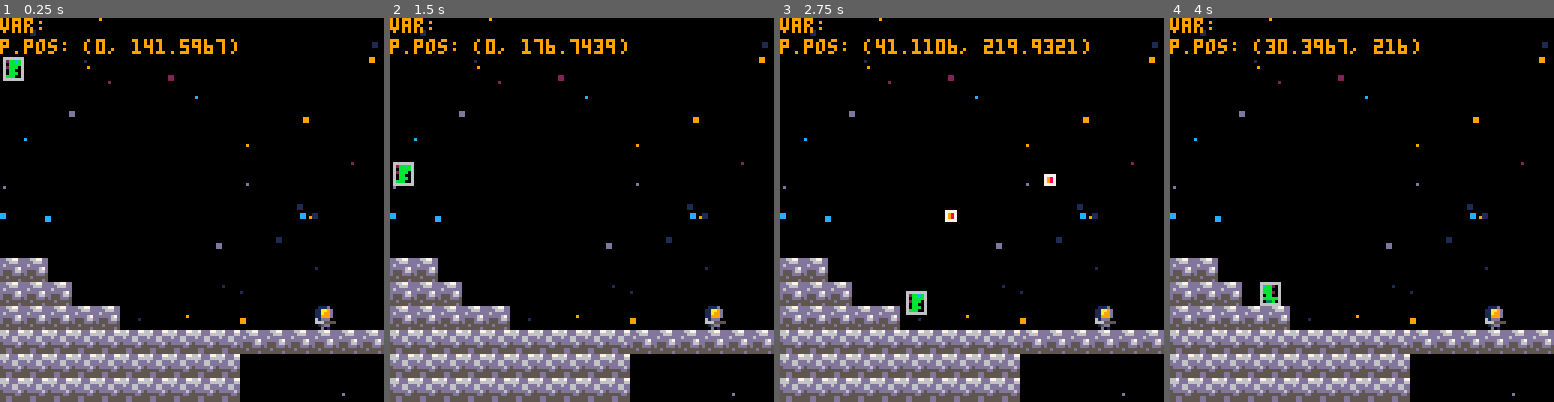
Above: before the commit, frames 1-4 (left to right).
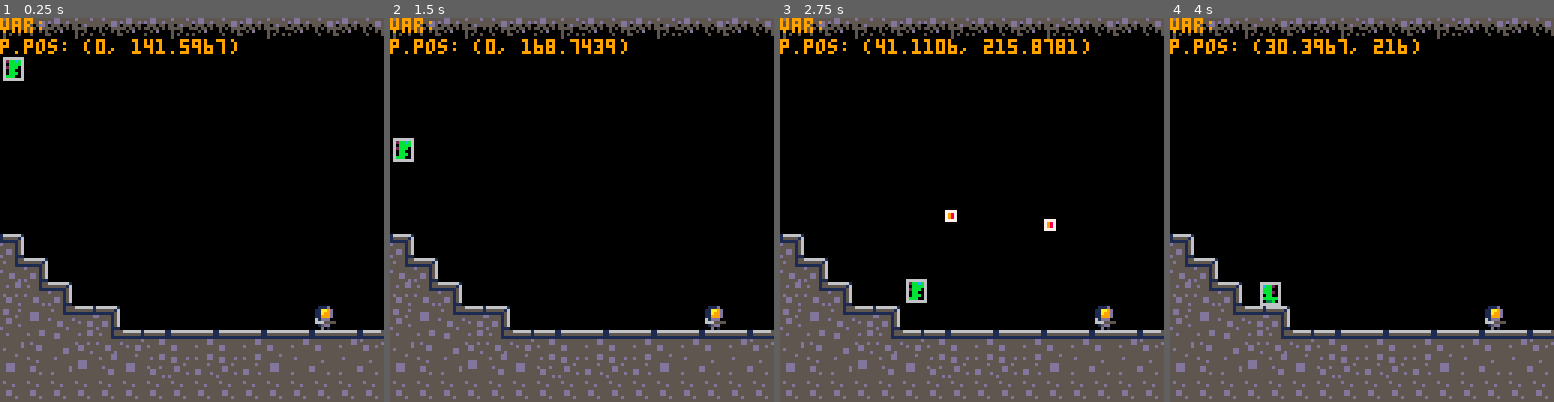
Above: after the commit, the same moments.

Repository: barddev/moonshot
Game: PICO-8 cartridge moonshot.p8
The game is run twice, just before and just after one commit, with the same random seed, the same clock (stepped at 60 frames per second) and the same inputs.
Inputs:
- Up to frame 1 (0.25 s): no input
- Up to frame 2 (1.5 s): tap X (X key) at 0.33, 1.07 s; tap O (Z key) at 0.7 s
- Up to frame 3 (2.75 s): hold Right 1.6-2.1 s; tap O (Z key) at 1.7, 2.1, 2.5 s; tap X (X key) at 1.85 s; hold Right from 2.47 s (still down)
- Up to frame 4 (4 s): tap O (Z key) at 2.9, 3.3, 3.7 s; tap X (X key) at 2.97 s; release Right at 3.03 s; hold Left 3.08-3.58 s

The runs differ from the first frame. In frame 1, 21% of the frame differs, in the area x 0-100%, y 0-100%; in frame 2, 21%; in frame 3, 21%; in frame 4, 21%.

Commit message:
level 2 layed out

Diff:
--- a/moonshot.p8
+++ b/moonshot.p8
@@ -53,6 +53,7 @@
     -- sprite flags
     solid = 0,
     egg = 3,
+    invisible = 4,
     spike = 5,
     bullet = 6,
 
@@ -372,23 +373,31 @@
 end
 
 function level:update()
-    for e in all(self.eggs) do
+    for e in all(eggs) do
         e:update()
     end
     p:update()
     c:update()
     baddies_update()
     bullets_update()
+
 end
 
 function level:draw()
     m:draw()
-    for e in all(self.eggs) do
+    for e in all(eggs) do
         e:draw()
     end
     p:draw()
     baddies_draw()
     bullets_draw()
+
+    for e in all(self.eggs) do
+        e:draw()
+    end
+end
+
+function level:player_position()
 end
 
 -->8
@@ -403,11 +412,26 @@
     p:init(vector2d())
     c:init(vector2d())
 
+    eggs = {}
+    local _e = egg:new()
+    _e:init(vector2d(295, 53))
+    add(eggs, _e)
+
     baddies = {
-        baddie:new()
+        baddie:new(),
+        baddie:new(),
+        baddie:new(),
+        baddie:new(),
     }
-    baddies[1]:init(vector2d(80,50))
-
+    baddies[1]:init(vector2d(80,80))
+    baddies[2]:init(vector2d(200,80))
+    baddies[3]:init(vector2d(684,30))
+    baddies[4]:init(vector2d(800,80))
+
+end
+
+function level_1:player_position()
+    p.pos = vector2d(20, 20)
 end
 
 -->8
@@ -417,12 +441,22 @@
 function level_2:init()
     self.level = true
     self.level_num = 2
-    m:init(vector2d(0,128), 1024)
+    m:init(vector2d(0,128), 1024, false)
     p:init(vector2d(0,128))
     c:init(vector2d(0,128))
-end
-
-
+
+
+    baddies = {
+        boss:new()
+    }
+    baddies[1]:init()
+
+end
+
+
+function level_2:player_position()
+    p.pos = vector2d(20, 20 + 128)
+end
 
 -->8
 -- actors
@@ -730,6 +764,16 @@
 
     self:animate()
 
+    -- check picking up egg
+    for e in all(eggs) do
+        if self:collision(e) then
+            del(eggs, e)
+        end
+    end
+…(4 lines of a section not shown)…
 end
 
 function player:shoot()
@@ -749,8 +793,7 @@
     if self.lives <= 0 then
         g:change_state(game_over)
     else
-        -- TODO this needs adjusting
-        p.pos = vector2d(20, 20)
+        g.state:player_position()
     end
 end
 
@@ -825,8 +868,6 @@
     end
 
     if self.pos.x >= m.mend - 15 then
-        -- levelmanager:next_level()
-        -- TODO: Switch to next level
         if g.state.level_num == 1 then
             g:change_state(level_2)
         end
@@ -882,7 +923,7 @@
     self.bullet_hitbox = hitbox:new(1,2,7,2)
     self.bullet_timer = 0
     self.bullet_distance = 60
-    self.bullet_max_time = 30
+    self.bullet_max_time = 60
 
     self.grounded = false
 
@@ -936,7 +977,8 @@
         -- limit actor to max speed
         self.vel.y = mid(-self.max_vel.y, self.vel.y, self.max_vel.y)
 
-        if self:map_collision("down", globals.solid) then
+        if self:map_collision("down", globals.solid)
+        or self:map_collision("down", globals.invisible) then
             self.grounded = true
 
             -- left/right movement
@@ -965,21 +1007,21 @@
     if self.vel.x < 0 then
         -- limit actor to max speed
         self.vel.x = mid(-self.max_vel.x, self.vel.x, self.max_vel.x)
-        if self:map_collision("left", globals.solid) then
+        if self:map_collision("left", globals.solid)
+        or self:map_collision("left", globals.invisible) then
             self.vel.x = 0
             self.dir *= -1
         end
     -- right movement
     elseif self.vel.x > 0 then
         self.vel.x = mid(-self.max_vel.x, self.vel.x, self.max_vel.x)
-        if self:map_collision("right", globals.solid) then
+        if self:map_collision("right", globals.solid)
+        or self:map_collision("right", globals.invisible) then
             self.vel.x = 0
             self.dir *= -1
         end
     end
 
-    -- TODO remove this
-    self.vel.x = 0
     self.pos += self.vel
 
 end
@@ -1130,6 +1172,63 @@
     print("press ❎", 50, 80, 7)
 end
 
+-->8
+--> egg
+
+eggs = {}
+
+egg = inherits_from(actor)
+-- create a new camera, map_end is the end of the camera
+function egg:init(pos)
+    local o = {}
+    self.pos = pos
+    self.sp = 16
+    self.anim = 0
+    self.hitbox = hitbox:new(0,0,8,8)
+    self.vel = vector2d(0, 1)
+end
+
+function egg:update()
+    self:animate()
+end
+
+function egg:draw()
+    spr(self.sp, self.pos.x, self.pos.y)
+end
+
+function egg:animate()
+  if time() - self.anim >.3 then
+    self.anim = time()
+    self.vel.y *= -1
+    self.pos += self.vel
+  end
+end
+
+
+boss = inherits_from(actor)
+
+function boss:init()
+    self.pos = vector2d(992, 200)
+    self.vel = vector2d(0, 1)
+    self.w = 16
+    self.h = 16
+    self.hitbox = hitbox:new(8, 0, 8, 8)
+    self.sp = 88
+
+    self.health = 20
+    self.lives = 1
+end
+
+function boss:update()
+end
+
+function boss:draw()
+    spr(self.sp, self.pos.x, self.pos.y)
+    spr(self.sp+1, self.pos.x + 8, self.pos.y)
+    spr(self.sp+16, self.pos.x, self.pos.y + 8)
+    spr(self.sp+17, self.pos.x + 8, self.pos.y + 8)
+end
+
 
 
 
@@ -1391,97 +1490,97 @@
 
 
 __gff__
-0080808080808000000000000000000004000000000000000000000000000000400000000000000000000000000000000000000000000000000000000000000001010101010100000000000000010101010101010101000000000000000003030101010101010000000000000000202000000001010100000000000000002020
-0100010101010000000000000000000001000101010100000000000000000000000001010000000000000000000000000000010100000000000000000000000000000000000000000000000000000000000000000000000000000000000000000000000000000000000000000000000000000000000000000000000000000000
+0080808080808000000000000000000004000000000000100000000000000000400000000000000000000000000000000000000000000000000000000000000001010101010100000000002020010101010101010101000000000000002003030101010101010101000001000020202000000001010101000001012020202020
+0101010101010001010101000000000001010101010101010100000000000000000101010101010101000000000000000001010100000000000000000000000000000000000000000000000000000000000000000000000000000000000000000000000000000000000000000000000000000000000000000000000000000000
 __map__
 000000000000000000000000000000000000000000000000000000000000000000000000000000000000000000000000000000000000000000000000000000000000000000000000000000000000000000000000000000000000000000000000000000000000000000000000000000000000000000000000000000000000796a
 000000000000000000000000000000000000000000000000000000000000000000000000000000000000000000000000000000000000000000000000000000000000000000000000000000000000000000000000000000000000000000000000000000000000000000000000000000000000000000000000000000000000796a
 000000000000000000000000000000000000000000000000000000000000000000000000000000000000000000000000000000000000000000000000000000000000000000000000000000000000000000000000000000000000000000000000000000000000000000000000000000000000000000000000000000000000796a
 000000000000000000000000000000000000000000000000000000000000000000000000000000000000000000000000000000000000000000000000000000000000000000000000000000000000000000000000000000000000000000000000000000000000000000000000000000000000000000000000000000000000796a
 000000000000000000000000000000000000000000000000000000000000000000000000000000000000000000000000000000000000000000000000000000000000000000000000000000000000000000000000000000000000000000000000000000000000000000000000000000000000000000000000000000000000796a
-000000000000000000000000000000000000000000000000000000000000000000000000000000000000000000000000000000000000000000000000000000000000000000000000000000000000000000000000000000000000000000000000000000000000000000000000000000000000000000000000000000000000796a
-000000000000000000000000000000000000000000000000000000000000000000000000000000000000000000000000000000000000000000000000000000000000000000000000000000000000000000000011004800000000004a00000000000000000000000000000000000000000000000000000000000000000000796a
-000000000000000000000000000000000000000000000000000000004a0000007f7f7f00000000000000000000000000000000000000000000000000000000000000000000000000000000000000000000000041424242424242424242450000000000000000000000000000000000000000000000000000000000000000796a
+000000000000000000000000000000000000000000000000000000000000000000000000000000000000000000000000000000000000000000000000000000000000000000000000000000000000000000001700000000000000000000001700000000000000000000000000000000000000000000000000000000000000796a
+000000000000000000000000000000000000000000000000000000000000000000000000000000000000000000000000000000000000000000000000000000000000000000000000000000000000000000001700004800000000004a00001700000000000000000000000000000000000000000000000000000000000000796a
+000000000000000000000000000000000000000000000000000000004a0000007f7f7f00000000000000000000000000000000000000000000000000000000000000000000000000000000000000000000001741424242424242424242451700000000000000000000000000000000000000000000000000000000000000796a
 000000000000000000000000000000000000000000000000000000414444444442434343434500000000000000000000000000000000000000000000000000000000000000000000000000000000000000000073515451505054505454720000000000000000000000000000000000000000000000000000000000000000796a
 000000000000000000000000000000000000000000000000000000707170717070727172727200000000000000000000000000000000000000000000000000000000000000000000000000000000000000000064505456505451506572000000000000000000000000000000000000000000000000000000000000000000796a
 0000000000000000000000000000000000000000000000000000000000000000000000000000000000000000000000000000004900000000000000000000000000000000000000000000000000000000000000735354545050515172000000000000000000000000000000007f7f00000000000000000000000000000000796a
 000000000000000000000000000000000000000060000000000000000000000000000000000000000000000000004145000000414500000000000000000000005e5e5e000000000000000000005e5e5e000000706453505252547600000000000000000000000000000000006060000000000000000000000000000000005b5c
 0000000000000000000000000000000000000000600000000000000000000000000000000000000000000000000064750000007475000000000000000000000000000000000000000000000000000000000000007151535250556245000000000000000000000000000060606061606000000000c0c100000000000000006b6c
-0048000000004900004a000048000000110000006000001100000000004800000000000049000000110000490000736500000073757f7f000000494800000000000000000000005e5e5e00000000000000000000007064504647506500490000000000480000004a001160606160606000004a00d0d1480000c2c30049006b6c
+0048000000004900004a000048000000000000006000000000000000004800000000000049000000000000490000736500000073757f7f000000494800000000000000000000005e5e5e00000000000000000000007064504647506500490000000000480000004a000060606160606000004a00d0d1480000c2c30049006b6c
 4443434242444343424244424344424343444343444242434244444344424344444244434244424342434243424463750000007462434443444442424342450000000000000000000000000000000000000000000000735151505262444444424244424243444342434442424342444342424243424242434442424242424242
-5054515451555055535155535452525250515555515253555453555151525152535555555354535046475350535552760000007350505050505050505050650000000000000000000000000000000000000000000000715050505050505050505050505050505050505050505050545050505050505050505050505050505050
-000000000000000000000000000000000000000000000000000000000000000000000000000000000000000000000000000000000000000000000000000000000000000000000000000000000000000000000000000000000000000000000000000000000000000000000000000000000000000000000000000000000000796a
-000000000000000000000000000000000000000000000000000000000000000000000000000000000000000000000000000000000000000000000000000000000000000000000000000000000000000000000000000000000000000000000000000000000000000000000000000000000000000000000000000000000000796a
-000000000000000000000000000000000000000000000000000000000000000000000000000000000000000000000000000000000000000000000000000000000000000000000000000000000000000000000000000000000000000000000000000000000000000000000000000000000000000000000000000000000000796a
-000000000000000000000000000000000000000000000000000000000000000000000000000000000000000000000000000000000000000000000000000000000000000000000000000000000000000000000000000000000000000000000000000000000000000000000000000000000000000000000000000000000000796a
-000000000000000000000000000000000000444444440000000000000000000000000000000000000000000000000000000000000000000000000000000000000000000000000000000000000000000000000000000000000000000000000000000000000000000000000000000000000000000000000000000000000000796a
-00000000000000000000000000000000007e7e7e7e444400000000000000000000000000000000000000000000000010000000000000000000000000000000000000000000000000000000000000000000000000000000000000000000000000000000000000000000000000000000000000000000000000000000000000796a
-0000000000000000000000000000000000000000007e4444000000000000000000000043430000000000000000150042000000000000000000000000000000000000000000000000000000000000000000000000000000000000000000000000000000000000000000000000000000000000000000000000000000000000796a
-00000000000000000000000000000000000000000000444444000000000000000000006f4243434343424242424242546e000000000000000000000000000000005e5e5e5e000000000000000000000000000000000000000000000000000000000000000000000000000000000000000000006060606000000000000000796a
-000000000000000000000000000000000000000000007e7e7e00000000000000000000007e7e7e7e7e7e7e7e7e7e7e7e000000000000000000000000000000000000000000000000000000000000000000000000000000000000000000000000000000000000000000000000000000000000000000000000000000005859796a
-000000000000000000000000000000000000000000000000000000000000000000000000000000000000000000000000000000000000000000606060000000000000000000000043430000000000000000000000000000000000000000000000000000000000000000000000000000000000000000000000000000006869796a
-424200000000000000000000000000000000000000000000000000005e5e000000000000000000000000000000000000000000000000000000000000000000000000000000000043434300000000000000000000000000000000000000000000000000000000000000000000000000000000000000006060600000000000796a
-4242420000000000000000000000000000000000000000000000007f00007f0000000000000000000000000000000000000000000000000000000000000000000000000000000043414343000000000000000000000000000000000000000000000000000000000000000000000000000000000000000000000000000000796a
-42424242420000000000000000110000410000000000000000005e000000005e00000000000000000000000000000000000000000000000000000000000000000000000000000043434343430000000000160000000000000000000000000000000000000000000000000000000000000000000000000000000000000000796a
-434343434343434343434242424242424200000042424242424242424242424200000000007f7f0000000000007f7f000000004242424242000000000000000000004242424242424242434342424242424242424242424242424242424242424242424242424242424242424242424242424242424242424242424242424242
-4343434343434343434300000000000000000000000000000000000000000000424242424242424242424242424242424242424242424242000000000000000000000000000000000000000000000000000000000000000000000000000000000000000000000000000000000000000000000000000000000000000000000000
-4343434343434343434300000000000000000000000000000000000000000000000000000000000000000000000000000000000000000000000000000000000000000000000000000000000000000000000000000000000000000000000000000000000000000000000000000000000000000000000000000000000000000000
-…(59 lines of a section not shown)…
+5054515451555055535155535452525250515555515153555453555151525152535555555354535046475350535552760000007350505050505050505050650000000000000000000000000000000000000000000000715050505050505050505050505050505050505050505050545050505050505050505050505050505050
+727170727170707270717072707170717064535353515353757172717171717271727171710000000000000000000000000000000000000000000000000000000000000000000000000000000000000000000000000000000000000000000000000000000000000000000000000000000000000000000000000000000000796a
+000000000000000000000000000000000074515453515351650000000000000000000000000000000000000000000000000000000000000000000000000000000000000000000000000000000000000000000000000000000000000000000000000000000000000000000000000000000000000000000000000000000000796a
+000000000000000000000000000000000066535352545153650000000000000000000000000000000000000000000000000000000000000000000000000000000000000000000000000000000000000000000000000000000000000000000000000000000000000000000000000000000000000000000000000000000000796a
+000000000000000000000000000000000074535353535353750000000000000000000000000000000000000000000000000000000000000000000000000000000000000000000000000000000000000000000000000000000000000000000000000000000000000000000000000000000000000000000000000000000000796a
+000000000000000000000000000000000064535353545353750000000000000000000000000000000000000000000000000000000000000000000000000000000000000000000000000000000000000000000000000000000000000000000000000000000000000000000000000000000000000000000000000000000000796a
+00000000000000000000000000000000007e7e7e7e535352670000000000000000000000000000000000000000000010000000000000000000000000000000000000000000000000000000000000000000000000000000000000000000000000000000000000000000000000000000000000000000000000000000000000796a
+0000000000000000000000000000000000000000007e54536500000000000000000000938300000000000000001500a4000000000000000000000000000000000000000000000000000000000000000000000000000000000000000000000000000000000000000000000000000000000000000000000000000000000000796a
+00000000000000000000000000000000000000000000645365000000000000000000006f9697818281828182818281b56e000000000000000000000000000000005e5e5e5e000000000000000000000000000000000000000000000000000000000000000000000000000000000000000000006060606000000000000000796a
+000000000000000000000000000000000000000000007e7e7e00000000000000000000007e7e7e7e7e7e7e7e7e7e7e7e000000000000000000000000000000000000000000000000000000000000000000000000000000000000000000000000000000000000000000000000000000000000000000000000000000000000796a
+83000000000000000000000000000000000000000000000000000000000000000000000000000000000000000000000000000000000000000060606000000000000000000000009383000000000000c8c9cacb0000c4c5c6c700000000000000000000000000000000000000000000000000000000000000000000000000796a
+96a6000000000000000000000000000000000000000000000000000093830000000000000000000000000000000000000000000000000000000000000000000000000000000000a396a60000000000d8d9dadbcccdd4d5d6d70000000000000000000093834b5d7b7b4c9383000000000000000000006060600000000000796a
+5496a60000000000000000000000000000000000000000000000007f94947f00000000000000000000000000000000000000000000000000000000000000000000000000000000a39196a600000000e8e9eaebdcdde4e5e6e70000000000000000009386b36d5d7b7b5da396830000000000000000000000000000000000796a
+50859697a60000000000000000110000a4000000000000000000939494949483000000000000000000000000000000000000000000000000000000000000000000000000000000a3929296a6000000f8f9fafb0000f4f5f6f70000000000000000938695b37b7b6d5d5da354968300000000000000000000000000000000796a
+945384549697828182818281828182b4b50000009381828182b48694949494b300000000007f7f0000000000007f7f0000000093828182834b5d7c7d5d7d5d7c7c5d7c7c7c7c4ca392929296978281828182818281828182818281828182818281869584b37b7c7d7b4ca3525296979781828182818281828182818281828182
+91529485539154505150519194959495b3000000a391929192919291929192969782818281828182818281828182818281828186929192b37c7b5d5d7b7c6d5d6d5d7c7c7c5d7ca352525252919295959592919291929192919291929192919291929192b37b5d5d7b5da3929192919254929192919291929192919291929192
+52525252525252525252525252525252b3000000a354545452545454515451519192919291929192919291929192919291929192525152b37b7c7b7c7c7b6d7c5d6d7c7c5d7c7ca35454545454545454545454545454545454545454545454545454545454545454545454545454545454545454545454545454545454545454
+…(59 lines of a section not shown)…
Not shown, changed: 91 lines of the sprite sheet (__gfx__) section of moonshot.p8
